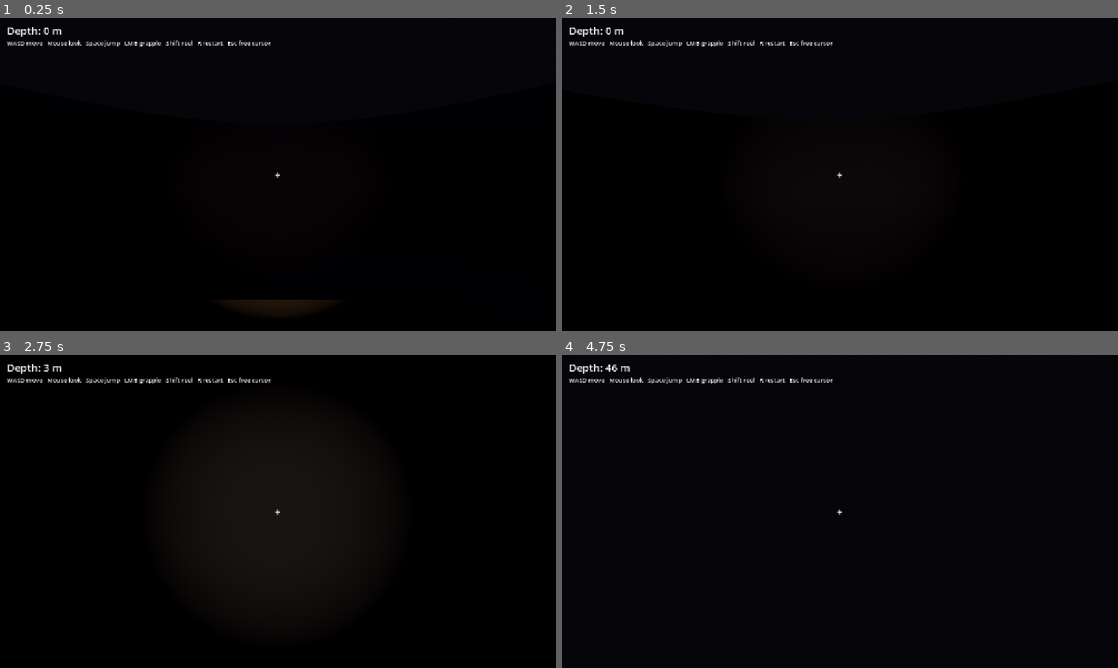
Above: before the commit, frames 1-4 (two rows, left to right).
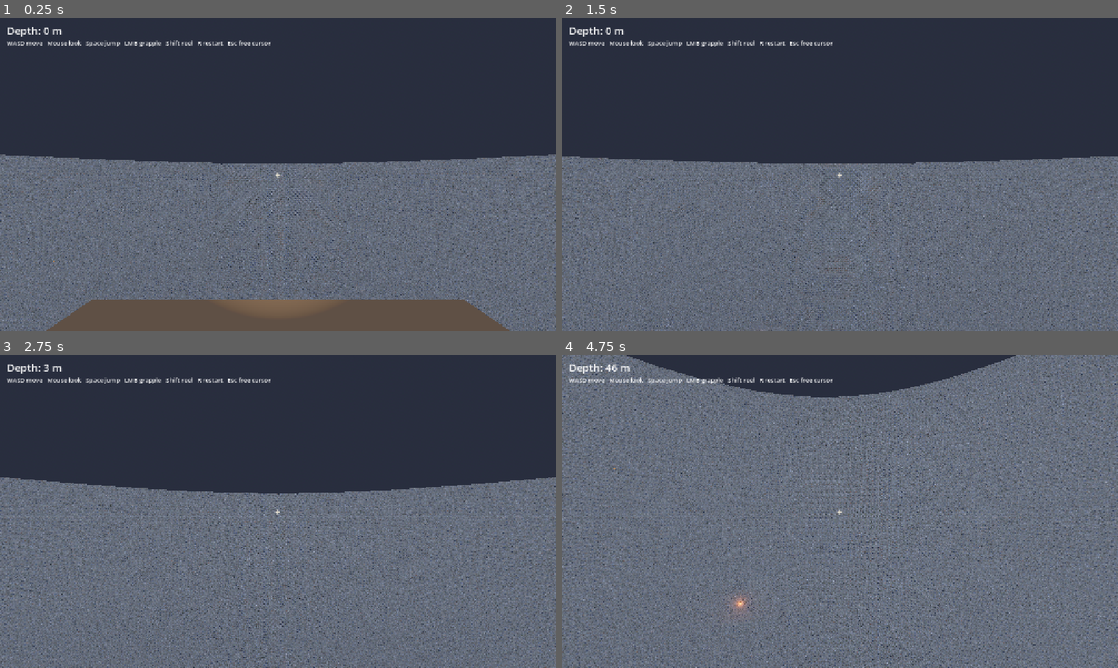
Above: after the commit, the same moments.

Repository: CallumHYoung/ash
Game: Godot game, scene res://scenes/main.tscn
Two runs of this game, one before a commit and one after it. Both use one fixed random seed, a clock stepped at 60 frames per second and the inputs below.
Inputs (mouse positions are in pixels of both pictures, inside the frame that each line leads up to):
- Up to frame 1 (0.25 s): no input
- Up to frame 2 (1.5 s): tap Enter at 0.5 s; move the mouse to (867, 174) at 0.52 s; hold W (move_forward) from 0.53 s (still down); click (867, 174) at 0.6 s; tap Space (jump) at 0.77 s; move the mouse to (812, 174) at 1.27 s; tap Shift (reel) at 1.35 s
- Up to frame 3 (2.75 s): keep holding W (move_forward); tap Space (jump) at 1.52 s; move the mouse to (289, 505) at 2.02 s; click (289, 505) at 2.1 s
- Up to frame 4 (4.75 s): keep holding W (move_forward); move the mouse to (834, 517) at 2.77 s; tap Shift (reel) at 2.85, 4.35 s; click (834, 517) at 2.92 s; tap Space (jump) at 3.02, 3.77, 4.52 s; move the mouse to (878, 514) at 3.52 s; click (878, 514) at 3.6 s; move the mouse to (795, 508) at 4.27 s

The runs differ from the first frame. In frame 1, 100% of the frame differs, in the area x 0-100%, y 0-100%; in frame 2, 100%; in frame 3, 100%; in frame 4, 100%.

Commit message:
Widen cavern 5x, brighten ambient, and texture walls with rocks.png
- Cavern `base_radius` jumps from 22 to 110 for a much larger play volume.
- Ambient light bumped to a cool grey at 1.8 energy and fog density
  thinned to 0.004 so the far wall remains readable across the new span.
- Wall material now samples rocks.png via triplanar projection
  (uv1_scale 0.4), tiling cleanly over the noise-displaced surface
  without needing per-vertex UVs.

Co-Authored-By: Claude Opus 4.7 (1M context) <noreply@anthropic.com>

Diff:
--- a/scenes/main.tscn
+++ b/scenes/main.tscn
@@ -18,13 +18,13 @@
 background_mode = 2
 sky = SubResource("Sky_1")
 ambient_light_source = 2
-ambient_light_color = Color(0.09, 0.1, 0.14, 1)
-ambient_light_energy = 0.6
+ambient_light_color = Color(0.55, 0.58, 0.65, 1)
+ambient_light_energy = 1.8
 tonemap_mode = 2
 fog_enabled = true
-fog_light_color = Color(0.04, 0.04, 0.06, 1)
-fog_light_energy = 0.5
-fog_density = 0.012
+fog_light_color = Color(0.18, 0.2, 0.26, 1)
+fog_light_energy = 0.6
+fog_density = 0.004
 
 [node name="Main" type="Node3D"]
 script = ExtResource("1_main")
--- a/scripts/cavern.gd
+++ b/scripts/cavern.gd
@@ -1,6 +1,8 @@
 @tool
 extends StaticBody3D
 class_name Cavern
+
+const WALL_TEXTURE: Texture2D = preload("res://rocks.png")
 
 # Procedural cavern: a vertical tube with rings of vertices, each displaced
 # along its radial direction by 3D simplex noise. Closed top and bottom caps.
@@ -10,7 +12,7 @@
 @export var noise_seed: int = 1337: set = _set_noise_seed
 @export var top_y: float = 10.0: set = _set_top_y
 @export var height: float = 320.0: set = _set_height
-@export var base_radius: float = 22.0: set = _set_base_radius
+@export var base_radius: float = 110.0: set = _set_base_radius
 @export var rings: int = 200: set = _set_rings
 @export var radial_segments: int = 64: set = _set_radial_segments
 @export_range(0.0, 10.0, 0.1) var displacement: float = 4.0: set = _set_displacement
@@ -142,7 +144,12 @@
 
 	if _material == null:
 		_material = StandardMaterial3D.new()
-		_material.albedo_color = Color(0.18, 0.16, 0.2, 1)
+		_material.albedo_color = Color(1, 1, 1, 1)
+		_material.albedo_texture = WALL_TEXTURE
+		# Triplanar projects the texture from world XYZ planes, so it tiles
+		# uniformly across the noise-displaced surface without per-vertex UVs.
+		_material.uv1_triplanar = true
+		_material.uv1_scale = Vector3(0.4, 0.4, 0.4)
 		_material.roughness = 0.95
 	# Render both sides — saves us debating winding, and means the wall stays
 	# visible if the player ever pops out the open top and looks back in.
Binary file added: rocks.png
Not shown, added: rocks.png.import
